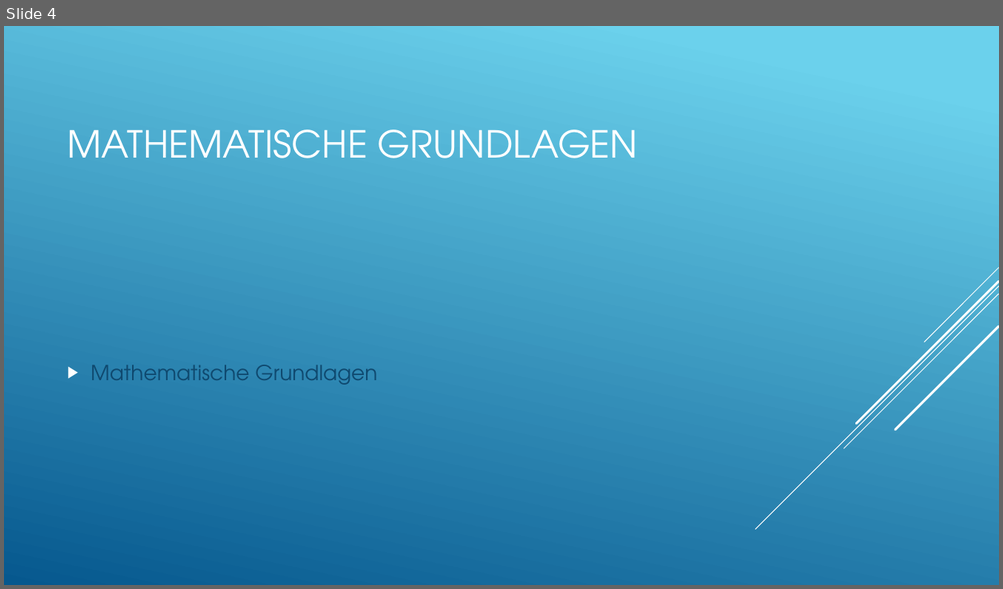
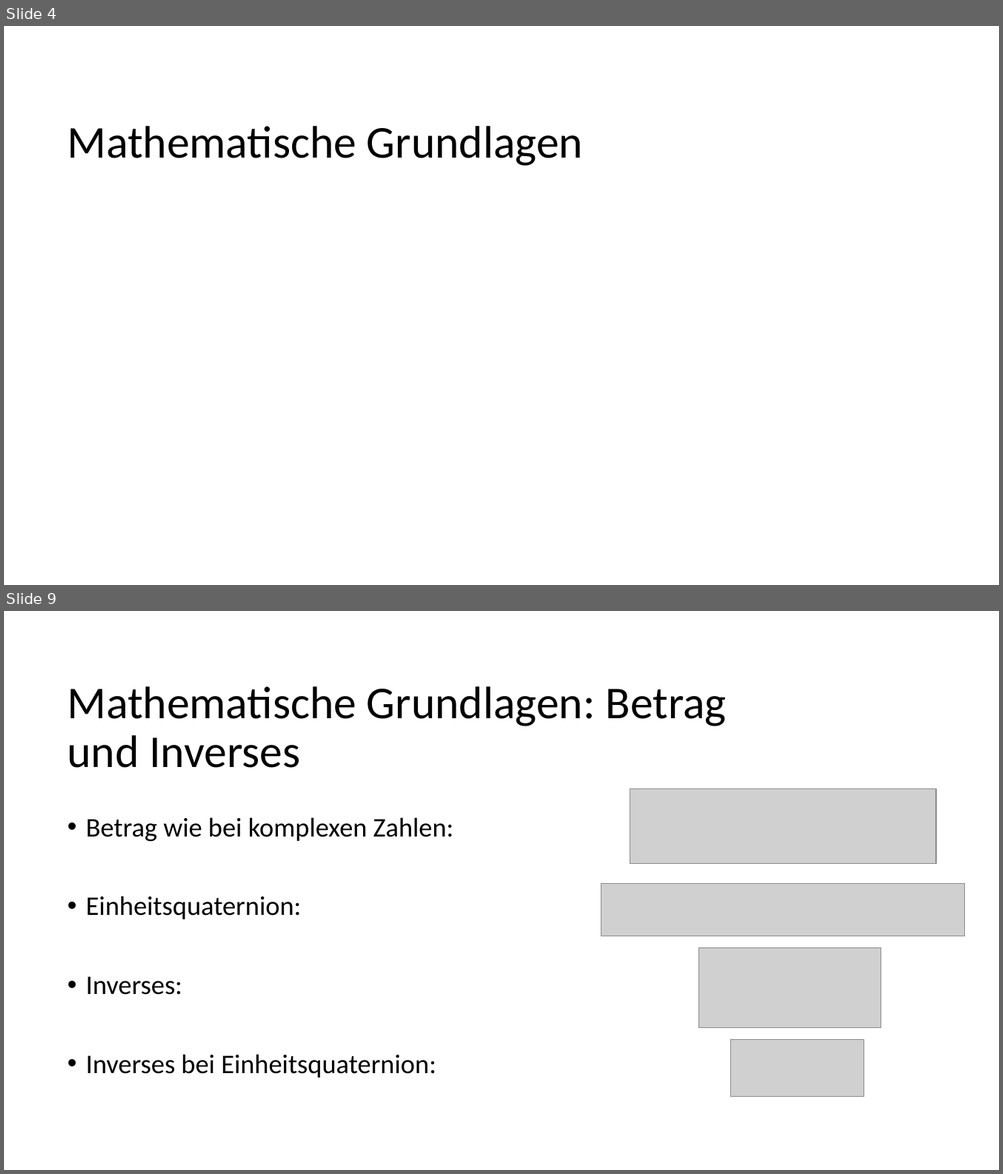
Before and after one commit to codinghardadmin/Quaternionen_DHBW, a slide deck: Quaternionen Präsentation.pptx. Shown one above the other, each under a label of ours: slide 4 before the commit, slides 4 and 9 after it; the slides between them are not shown. The pictures are 1003x589 and 1003x1174 pixels, drawn with LibreOffice and Linux fonts; fonts in the diff are those of the drawing; grey boxes stand for pictures. Boxes give left, top, right and bottom in pixels: in the first picture for what was removed or moved away, otherwise in the second. Text is boxed around its words. In the diff, an @@ line names an element or a change of style, - is before the commit and + after.

```diff
--- a/Quaternionen Präsentation.pptx
+++ b/Quaternionen Präsentation.pptx
@@ slide 9 added at (4, 611, 999, 1170), background #FFFFFF @@
@@ title added at (68, 686, 726, 768), 44 pt, text #000000 @@
+Mathematische Grundlagen: Betrag und Inverses
@@ picture added at (630, 789, 936, 864) @@
@@ text added at (86, 817, 454, 1078), 26 pt, text #000000 @@
+• Betrag wie bei komplexen Zahlen:
+• Einheitsquaternion:
+• Inverses:
+• Inverses bei Einheitsquaternion:
@@ picture added at (601, 883, 965, 937) @@
@@ picture added at (699, 948, 881, 1029) @@
@@ picture added at (731, 1040, 865, 1097) @@
@@ slide 4 changed as well @@
@@ background gradient #6ED2EB to #06588E to #FFFFFF @@
@@ title at (68, 126, 583, 166): text changed; size 36 to 44 pt; font TeX Gyre Adventor to Calibri; text colour #FFFFFF to #000000 @@
-MATHEMATISCHE GRUNDLAGEN
+Mathematische Grundlagen
@@ group removed at (755, 268, 999, 530): 5 lines @@
@@ text removed at (91, 365, 377, 385) @@
-▶ Mathematische Grundlagen
```
Also in this commit, not shown: 6 other slides changed, 7 other slides added.
